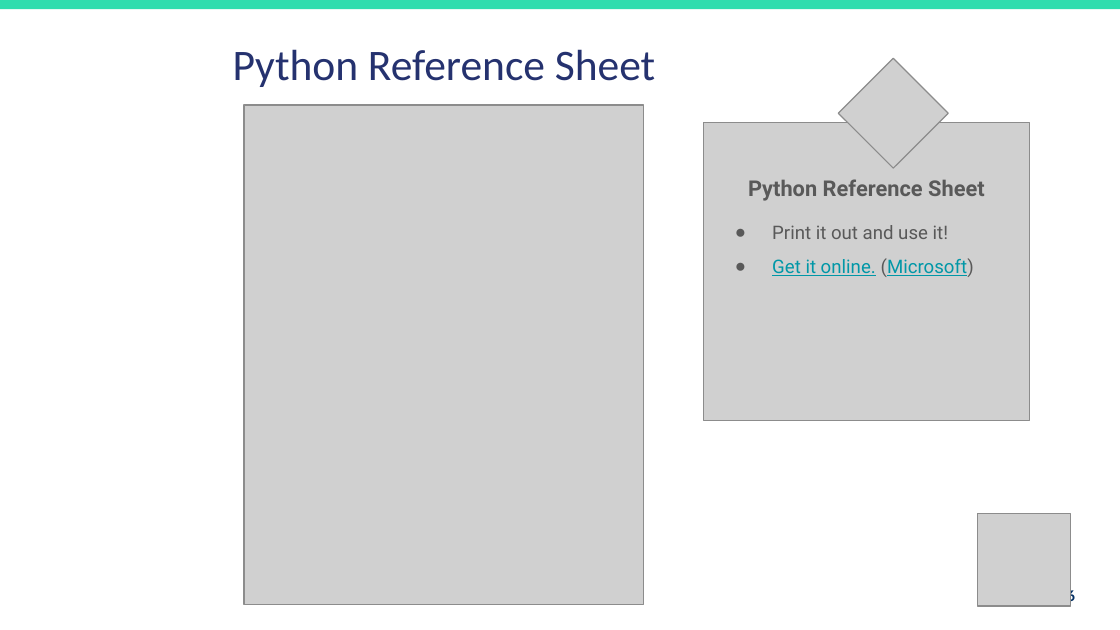
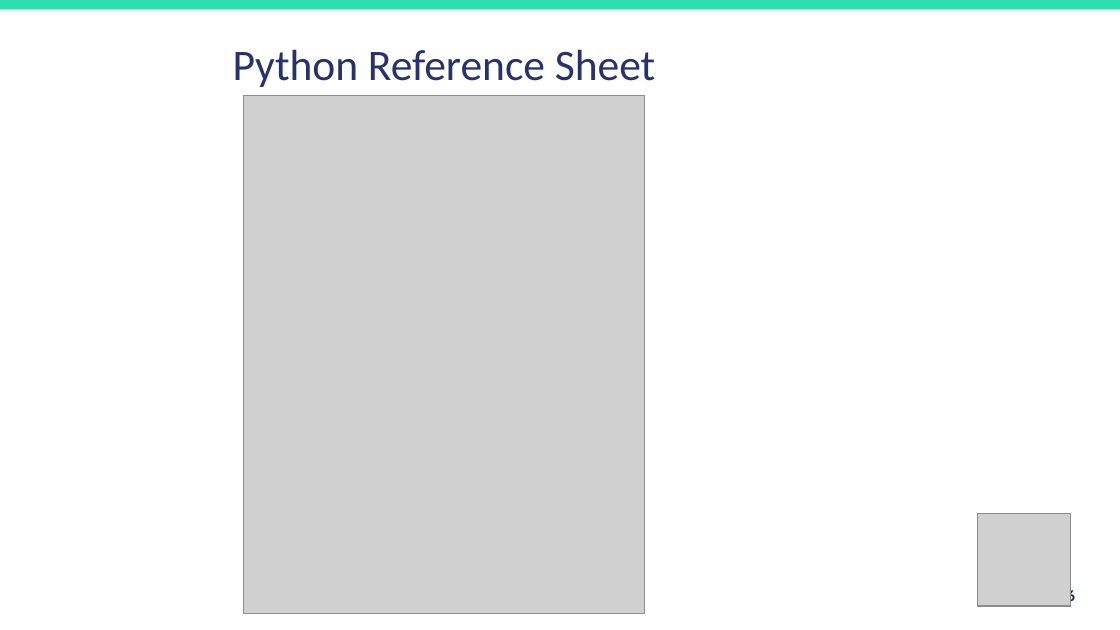
Before and after one commit to duari132/6iec-intermediate-coding, a slide deck: slide 6 of Lesson-3-Decisions,-Decisions/Lesson-3-Decisions-Decisions.pptx. Drawn at 1120x630 pixels with LibreOffice and Linux fonts; fonts in the diff are those of the drawing; grey boxes stand for pictures. Boxes give left, top, right and bottom in pixels: in the first picture for what was removed or moved away, otherwise in the second. Text is boxed around its words. In the diff, an @@ line names an element or a change of style, - is before the commit and + after.

```diff
--- a/Lesson-3-Decisions,-Decisions/Lesson-3-Decisions-Decisions.pptx
+++ b/Lesson-3-Decisions,-Decisions/Lesson-3-Decisions-Decisions.pptx
@@ picture resized from (x1=244, y1=105, x2=644, y2=605) to (x1=244, y1=95, x2=644, y2=613) @@
@@ group removed at (x1=703, y1=58, x2=1029, y2=421): 2 pictures, 2 texts @@
-Python Reference Sheet
-● Print it out and use it!
-● Get it online. (Microsoft)
```
Also in this commit, not shown: 4 other slides changed.
